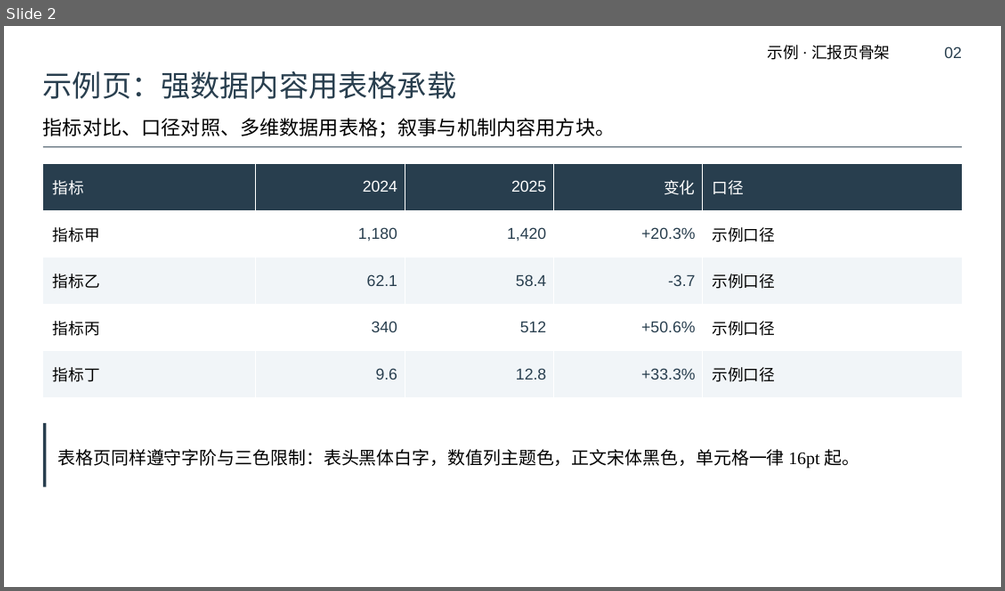
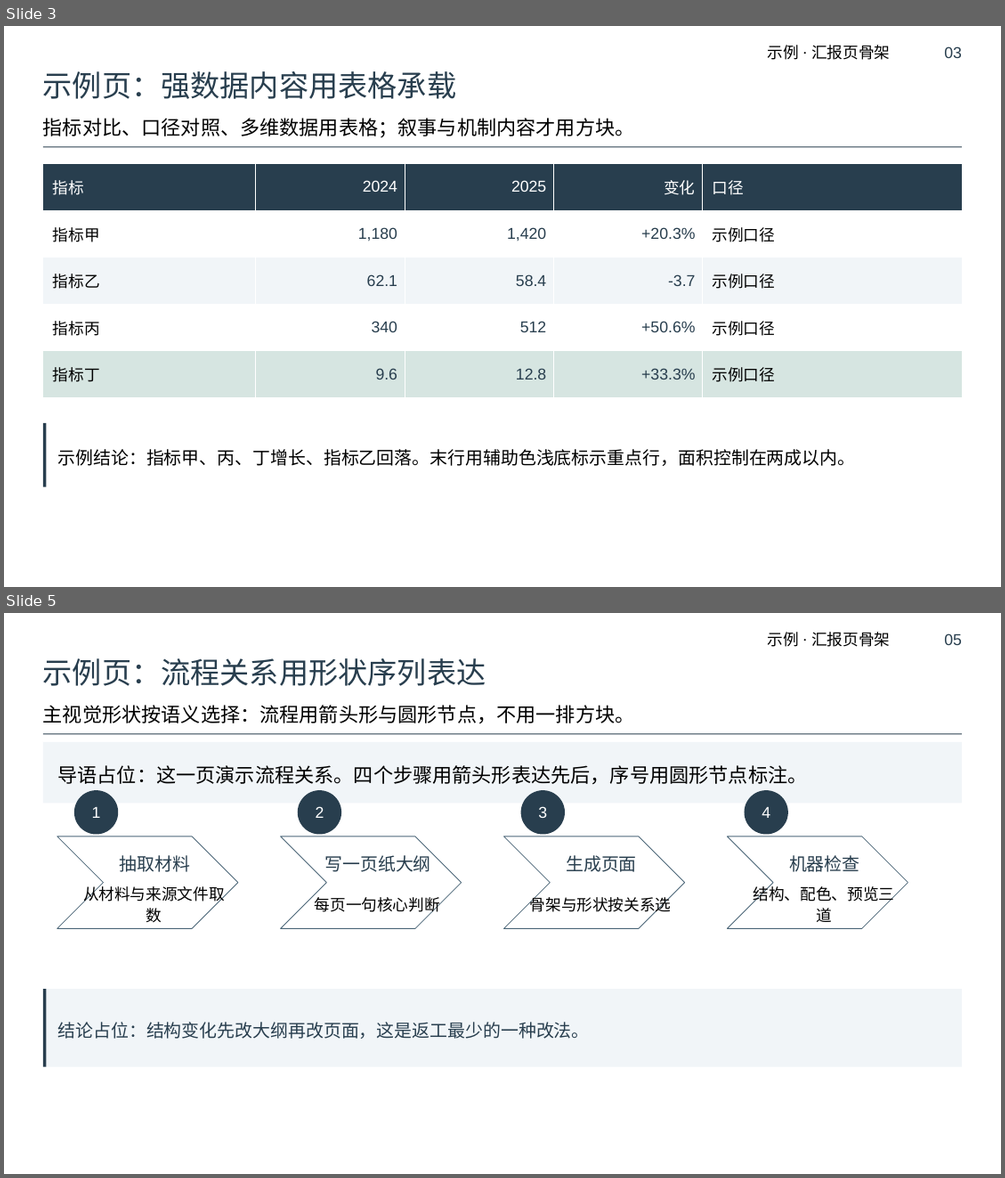
Before and after one commit to xiongxq04/ppt-report-style, a slide deck: skills/ppt-report-style/assets/example-slide.pptx. Shown one above the other, each under a label of ours: slide 2 before the commit, slides 3 and 5 after it; the slides between them are not shown. The pictures are 1005x591 and 1005x1178 pixels, drawn with LibreOffice and Linux fonts; fonts in the diff are those of the drawing. Boxes give left, top, right and bottom in pixels: in the first picture for what was removed or moved away, otherwise in the second. Text is boxed around its words. In the diff, an @@ line names an element or a change of style, - is before the commit and + after.

Commit message:
v0.3.0：配色系列化 + 布局关系模型 + 配图必要性分档 + 效果预算
在 v0.2.0（双槽字体 + 六档字阶）之上叠加，不改变原有硬性限制。

配色：黑白灰改为不占额度的基础色；主题色明确为"一个色相多档明度"的系列，
另加一个对比色与一个辅助色。新增 palette_utils.py 做色阶派生与 WCAG 对比度计算，
verify_ppt_style.py 增配色方案、对比度（含透明叠加后的背景解析）、色相组数与
面积配额检查。

布局：先判断内容关系再选骨架。audit_ppt.py 识别 12 类关系模型、6 种骨架与视觉手段，
检查连续三页同骨架（备注写 [例外:…] 可豁免）、方块矩阵占比、关系模型覆盖数、
纯文字页比例与"无层级纯文字页"。每页一个视觉承载物改为"每页至少一种视觉手段"。
结论条改为按内容决定，不再强制。

配图：按必须实景 / 建议配图 / 可用图表替代三档决定流程，大纲阶段批量盘点、
确认后再分配；按放置尺寸判定有效分辨率，检查缺失图、低分辨率与低画质图。

效果：每章一个视觉母题、母题数量为软建议、每页最多一主一辅效果；
不使用 SmartArt，源文件已有则保持原状并用 --allow-smartart 声明。

其他：新增 check_ppt.py 统一入口（错误/警告/建议/例外分级，支持 --json、
--exceptions、--layout-report、--mode balanced|strict），run_regression.py 回归基线
（正例零错误零警告、反例命中 12 条预期规则），build_example.py 扩为九页示例并支持
--variant negative，preview_ppt.py 改为全页预览并补齐多边形描边渲染；示例 PPT 与
预览图重新生成，README/plugin.json/CI 同步更新。

```diff
--- a/skills/ppt-report-style/assets/example-slide.pptx
+++ b/skills/ppt-report-style/assets/example-slide.pptx
@@ slide 5 added at (x1=4, y1=613, x2=1001, y2=1174), background #FFFFFF @@
@@ text added at (x1=768, y1=632, x2=890, y2=647), 16 pt, text #000000 @@
+示例 · 汇报页骨架
@@ text added at (x1=944, y1=633, x2=962, y2=645), 16 pt, text #283E4E @@
+05
@@ text added at (x1=43, y1=658, x2=486, y2=686), 30 pt, text #283E4E @@
+示例页：流程关系用形状序列表达
@@ text added at (x1=43, y1=705, x2=635, y2=723), 20 pt, text #000000 @@
+主视觉形状按语义选择：流程用箭头形与圆形节点，不用一排方块。
@@ rectangle added at (x1=43, y1=733, x2=962, y2=734), fill #283E4E @@
@@ rectangle added at (x1=43, y1=742, x2=962, y2=803), fill #F1F5F8 @@
@@ text added at (x1=57, y1=765, x2=807, y2=784), 20 pt, text #000000 @@
+导语占位：这一页演示流程关系。四个步骤用箭头形表达先后，序号用圆形节点标注。
@@ ellipse added at (x1=74, y1=790, x2=118, y2=835), fill #283E4E @@
@@ ellipse added at (x1=298, y1=790, x2=341, y2=835), fill #283E4E @@
@@ ellipse added at (x1=521, y1=790, x2=565, y2=835), fill #283E4E @@
@@ ellipse added at (x1=744, y1=790, x2=788, y2=835), fill #283E4E @@
@@ text added at (x1=92, y1=807, x2=101, y2=818), 16 pt, text #FFFFFF @@
+1
@@ text added at (x1=316, y1=806, x2=324, y2=818), 16 pt, text #FFFFFF @@
+2
@@ text added at (x1=538, y1=806, x2=547, y2=818), 16 pt, text #FFFFFF @@
+3
@@ text added at (x1=761, y1=807, x2=770, y2=818), 16 pt, text #FFFFFF @@
+4
@@ chevron added at (x1=57, y1=836, x2=238, y2=928), fill #FFFFFF, outline #4A6577 0.75 pt @@
@@ chevron added at (x1=281, y1=836, x2=461, y2=928), fill #FFFFFF, outline #4A6577 0.75 pt @@
@@ chevron added at (x1=504, y1=836, x2=685, y2=928), fill #FFFFFF, outline #4A6577 0.75 pt @@
@@ chevron added at (x1=728, y1=836, x2=908, y2=928), fill #FFFFFF, outline #4A6577 0.75 pt @@
@@ text added at (x1=119, y1=855, x2=190, y2=872), 18 pt, text #283E4E @@
+抽取材料
@@ text added at (x1=324, y1=855, x2=430, y2=872), 18 pt, text #283E4E @@
+写一页纸大纲
@@ text added at (x1=566, y1=855, x2=637, y2=872), 18 pt, text #283E4E @@
+生成页面
@@ text added at (x1=789, y1=855, x2=860, y2=872), 18 pt, text #283E4E @@
+机器检查
@@ text added at (x1=83, y1=884, x2=225, y2=923), 16 pt, text #000000 @@
+从材料与来源文件取数
@@ text added at (x1=315, y1=894, x2=440, y2=916), 16 pt, text #000000 @@
+每页一句核心判断
@@ text added at (x1=530, y1=894, x2=672, y2=916), 16 pt, text #000000 @@
+骨架与形状按关系选
@@ text added at (x1=753, y1=884, x2=895, y2=922), 16 pt, text #000000 @@
+结构、配色、预览三道
@@ rectangle added at (x1=43, y1=989, x2=962, y2=1067), fill #F1F5F8 @@
@@ rectangle added at (x1=43, y1=989, x2=46, y2=1067), fill #283E4E @@
@@ text added at (x1=57, y1=1022, x2=589, y2=1038), 18 pt, text #283E4E @@
+结论占位：结构变化先改大纲再改页面，这是返工最少的一种改法。
@@ what was slide 2 is now slide 3 @@
@@ slide 3 changed as well @@
@@ text at (x1=944, y1=46, x2=962, y2=58): text changed @@
-02
+03
@@ text at (x1=43, y1=118, x2=635, y2=138): text changed @@
-指标对比、口径对照、多维数据用表格；叙事与机制内容用方块。
+指标对比、口径对照、多维数据用表格；叙事与机制内容才用方块。
@@ table at (x1=43, y1=164, x2=962, y2=397) @@
@@ fill #F1F5F8 to #D6E5E1 in row 5 @@
@@ text at (x1=57, y1=449, x2=855, y2=466): text changed @@
-表格页同样遵守字阶与三色限制：表头黑体白字，数值列主题色，正文宋体黑色，单元格一律 16pt 起。
+示例结论：指标甲、丙、丁增长、指标乙回落。末行用辅助色浅底标示重点行，面积控制在两成以内。
```
Also in this commit, not shown: 1 other slide changed, 6 other slides added, 27 other files.
